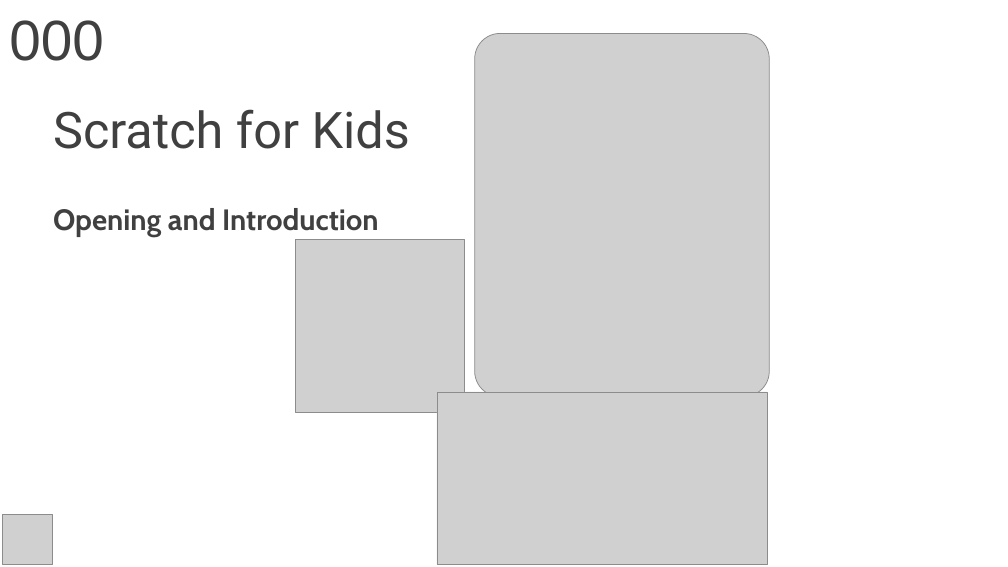
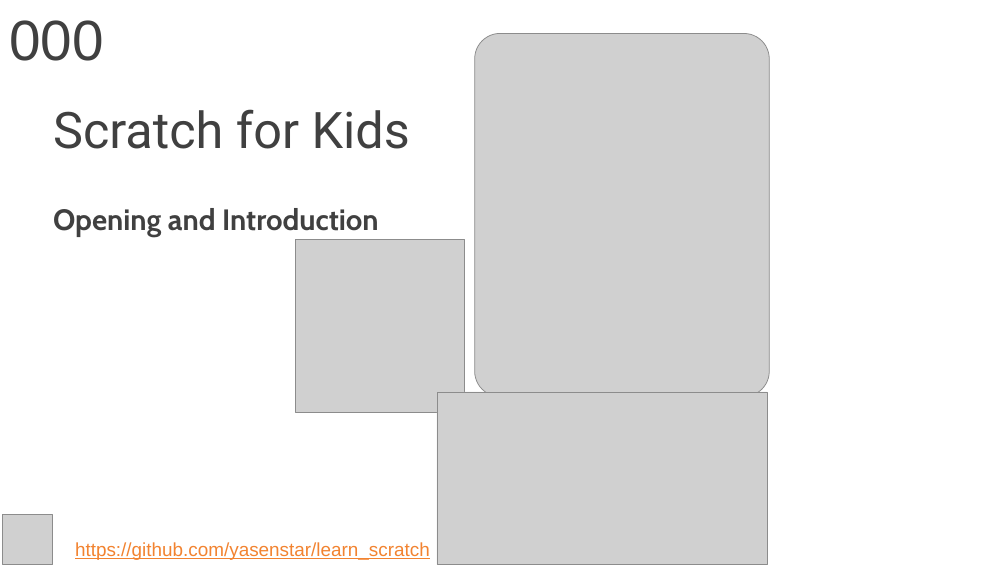
Before and after one commit to yasenstar/learn_scratch, a slide deck: slide 2 of scratch4kids/Scratch4Kids.pptx. Drawn at 1008x567 pixels with LibreOffice and Linux fonts; fonts in the diff are those of the drawing; grey boxes stand for pictures; background and template pictures are left out. Boxes give left, top, right and bottom in pixels: in the first picture for what was removed or moved away, otherwise in the second. Text is boxed around its words. In the diff, an @@ line names an element or a change of style, - is before the commit and + after.

```diff
--- a/scratch4kids/Scratch4Kids.pptx
+++ b/scratch4kids/Scratch4Kids.pptx
@@ text added at (75,542,430,560), 18 pt, text #F28330, underline @@
+https://github.com/yasenstar/learn_scratch
```
Also in this commit, not shown: 2 other slides changed, 2 slides added, 5 other files.
